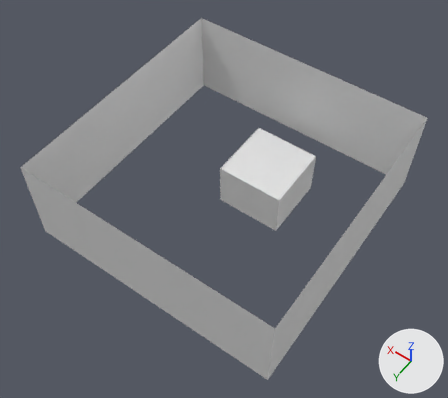
What one commit did to the glTF model examples/assets/SoftbodyFluid.glb.
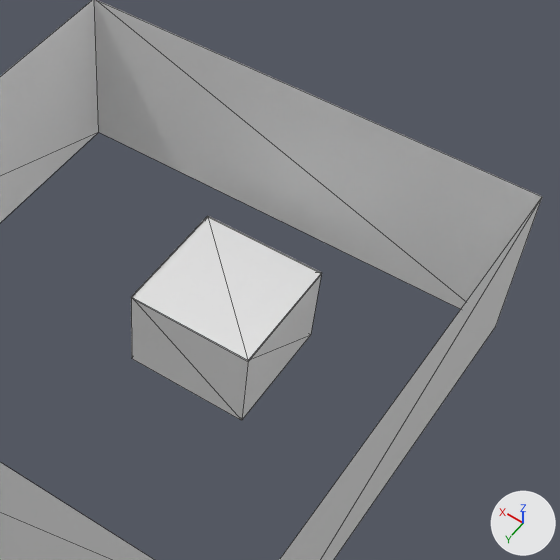
Each version is shown whole from a camera (50 mm lens) standing at (-5.92, 10.4, 14.97) and looking at (0.04, 2.06, 1.86), then close up on the part from 34% to 97% of the width and 5% to 76% of the height. Lighting does not change. The marker at lower right points along +X, +Y and +Z. The last two pictures show the newer version. The close-ups show mesh edges as thin lines. Vertices at exactly the same position are counted once.
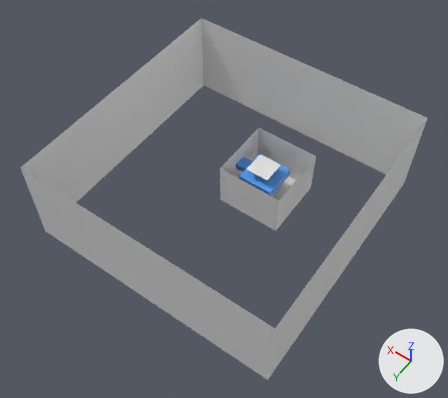
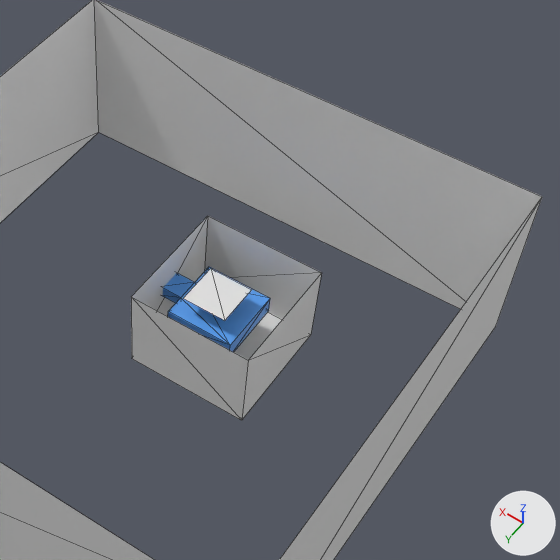
The change in detail:
me_plane_008 is used by ob_plane_007; location (0.0, 0.0, 0.0).
me_plane_008 had 4 vertices, 2 faces and spanned x -1.07..0.93, y -1.0..1.0, z 1.49.
me_plane_008 now has 4 vertices, 2 faces and spans x -0.39..0.34, y -0.37..0.37, z 0.54.
Part 1, on me_plane_008:
Vertex 0 of me_plane_008 moves from (0.93, 1.0, 1.49) at pixel (131, 297) to (0.34, 0.37, 0.54) at pixel (183, 298).
Vertex 1 of me_plane_008 moves from (0.93, -1.0, 1.49) at pixel (207, 216) to (0.34, -0.37, 0.54) at pixel (210, 268).
Vertex 2 of me_plane_008 moves from (-1.07, -1.0, 1.49) at pixel (321, 273) to (-0.39, -0.37, 0.54) at pixel (251, 289).
Vertex 3 of me_plane_008 moves from (-1.07, 1.0, 1.49) at pixel (248, 361) to (-0.39, 0.37, 0.54) at pixel (224, 320).
Object 'Plane.007' (ob_plane_007) moves from (0.0, 0.0, 0.0) to (0.09, 0.04, 0.71).

Changed parts and their boxes (x1, y1, x2, y2) in the close-ups (560 x 560 px):
'Plane.007', reshaped, moved (64% narrower, 62% shorter): before (132, 217, 321, 360); after (183, 268, 251, 321)
'Cube.001', unchanged, uncovered by the edit: after (163, 267, 270, 352)
